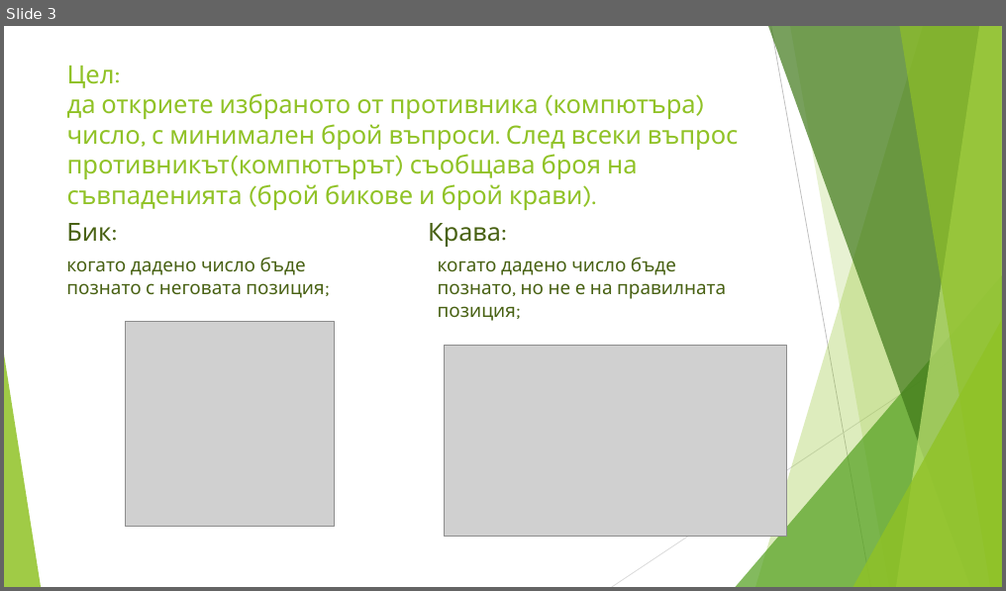
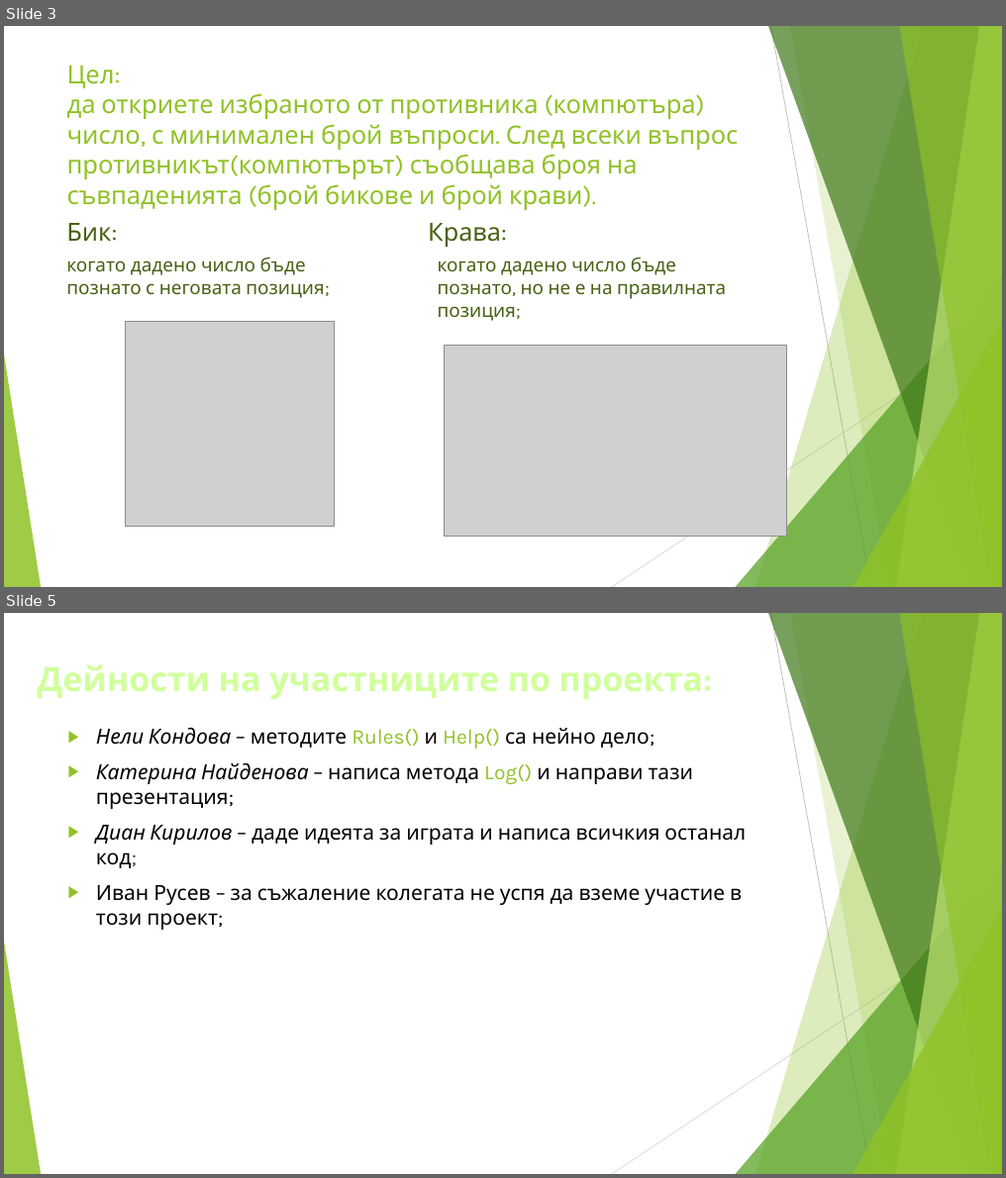
Before and after one commit to curtainmenes/AdvancedCSharp-teamwork, a slide deck: ProjectTWPS.pptx. Shown one above the other, each under a label of ours: slide 3 before the commit, slides 3 and 5 after it; the slides between them are not shown. The pictures are 1006x591 and 1006x1178 pixels, drawn with LibreOffice and Linux fonts; fonts in the diff are those of the drawing; grey boxes stand for pictures. Boxes give left, top, right and bottom in pixels: in the first picture for what was removed or moved away, otherwise in the second. Text is boxed around its words. In the diff, an @@ line names an element or a change of style, - is before the commit and + after.

```diff
--- a/ProjectTWPS.pptx
+++ b/ProjectTWPS.pptx
@@ slide 5 added at [4, 613, 1002, 1174], background #FFFFFF; not listed: 10 template elements that a slide beside it also shows @@
@@ text added at [96, 728, 746, 930], 20 pt, text #000000 @@
+▶ Нели Кондова – методите Rules() и Help() са нейно дело;
+▶ Катерина Найденова – написа метода Log() и направи тази презентация;
+▶ Диан Кирилов – даде идеята за играта и написа всичкия останал код;
+▶ Иван Русев – за съжаление колегата не успя да вземе участие в този проект;
```
Also in this commit, not shown: 1 slide changed.
